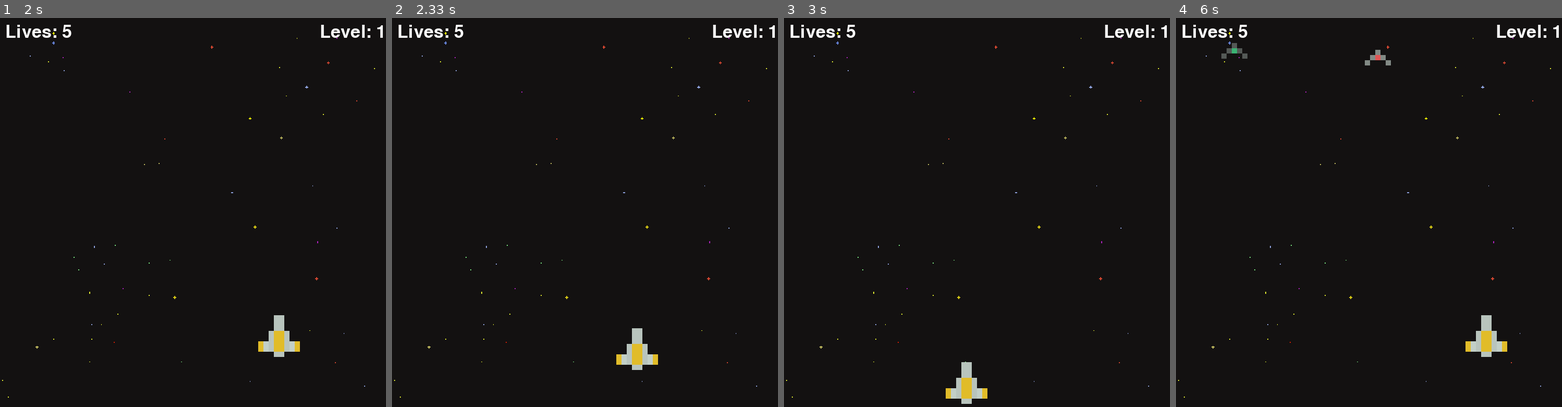
Above: before the commit, frames 1-4 (left to right).
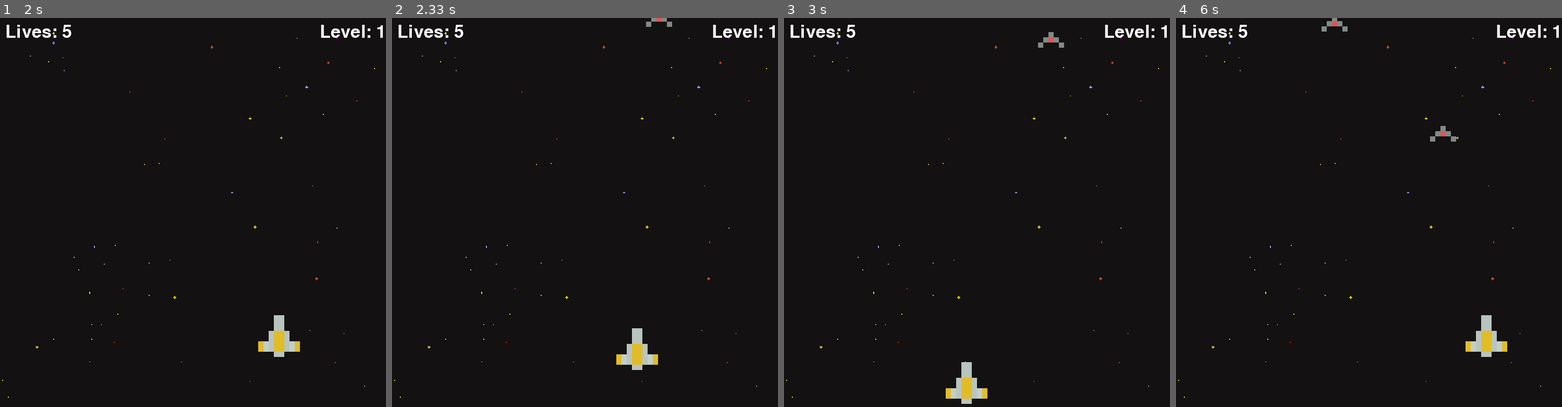
Above: after the commit, the same moments.

Repository: pitca8413/pygame
Game: pygame game, started from space03.py
The game is run twice, just before and just after one commit, with the same random seed, the same clock (stepped at 60 frames per second) and the same inputs.
Inputs:
- Up to frame 1 (2 s): hold D 0.33-0.8 s; hold W 0.83-1.13 s; hold D 1.17-1.63 s; hold A from 1.67 s (still down)
- Up to frame 2 (2.33 s): release A at 2.2 s; hold S from 2.23 s (still down)
- Up to frame 3 (3 s): release S at 2.53 s; hold A 2.57-2.97 s
- Up to frame 4 (6 s): hold W 3-3.37 s; hold D 3.4-4.03 s; hold S 4.07-4.43 s; hold A 4.47-4.93 s; hold D 4.97-5.43 s; hold W 5.47-5.77 s; hold D from 5.8 s (still down)

Frame 1 is identical in both runs. In frame 2, less than 0.1% of the frame differs, in the area x 65-73%, y 0-3%; in frame 3, 0.1%; in frame 4, 0.4%, in the area x 11-73%, y 0-32%.

Commit message:
스페이스-게임초기화, 화면설정, 적 비행선 종류별 출현

Diff:
--- a/space03.py
+++ b/space03.py
@@ -1,40 +1,35 @@
-# 스페이스 인베이더
-# space03.py
-# 2020-05-23
+# 스페이스 인베이더 - 02
 
+import pygame
 import os
-import pygame
 import random
 
+# 변수 설정
 WHITE = (255, 255, 255)
-
-# 화면 설정
 SCREEN_WIDTH = SCREEN_HEIGHT = 750
 SCREEN_SIZE = (SCREEN_WIDTH, SCREEN_HEIGHT)
+
+# 창 타이틀 설정
+pygame.display.set_caption("SPACE INVADER")
+
+# 파이게임 초기화
+pygame.init()
+pygame.font.init()
 WIN = pygame.display.set_mode(SCREEN_SIZE)
-pygame.display.set_caption("SPACE INVADER")
-pygame.font.init()
-
-# 적군 이미지 불러오기
-RED_SPACE_SHIP = pygame.image.load(os.path.join('assets', 'pixel_ship_red_small.png'))
-BLUE_SPACE_SHIP = pygame.image.load(os.path.join('assets', 'pixel_ship_blue_small.png'))
-GREEN_SPACE_SHIP = pygame.image.load(os.path.join('assets', 'pixel_ship_green_small.png'))
-
-# 레이저 이미지 불러오기
-RED_LASER = pygame.image.load(os.path.join('assets', 'pixel_laser_red.png'))
-BLUE_LASER = pygame.image.load(os.path.join('assets', 'pixel_laser_blue.png'))
-GREEN_LASER = pygame.image.load(os.path.join('assets', 'pixel_laser_green.png'))
-YELLOW_LASER = pygame.image.load(os.path.join('assets', 'pixel_laser_yellow.png'))
-
-# 아군(player) 이미지 불러오기
-YELLOW_SPACE_SHIP = pygame.image.load(os.path.join('assets', 'pixel_ship_yellow.png'))
 
 # 배경 이미지 처리
-BG_IMG = pygame.image.load(os.path.join('assets', 'background-black.png'))
-BG_IMG = pygame.transform.scale(BG_IMG, SCREEN_SIZE)
+bg_img = pygame.image.load(os.path.join("assets", "background-black.png"))
+bg_img = pygame.transform.scale(bg_img, SCREEN_SIZE)
 
+# player 비행기
+YELLOW_SPACE_SHIP = pygame.image.load(os.path.join("assets", "pixel_ship_yellow.png"))
 
-# Ship 비행선 클래스 생성
+# enemy 비행기
+RED_SPACE_SHIP = pygame.image.load(os.path.join("assets", "pixel_ship_red_small.png"))
+GREEN_SPACE_SHIP = pygame.image.load(os.path.join("assets", "pixel_ship_green_small.png"))
+BLUE_SPACE_SHIP = pygame.image.load(os.path.join("assets", "pixel_ship_blue_small.png"))
+
+# 우주선 클래스 생성
 class Ship:
     def __init__(self, x, y, health=100):
         self.x = x
@@ -42,9 +37,11 @@
         self.health = health
         self.ship_img = None
         self.laser_img = None
+        self.lasers = []
 
     def draw(self, window):
-        window.blit(self.ship_img, (self.x, self.y ))
+        # pygame.draw.rect(window, (255, 0, 0), (self.x, self.y, 50, 50))
+        window.blit(self.ship_img, (self.x, self.y))
 
     def get_width(self):
         return self.ship_img.get_width()
@@ -52,121 +49,82 @@
     def get_height(self):
         return self.ship_img.get_height()
 
-
 class Player(Ship):
     def __init__(self, x, y, health=100):
         super().__init__(x, y, health)
         self.ship_img = YELLOW_SPACE_SHIP
-        self.mask = pygame.mask.from_surface(self.ship_img)
         self.max_health = health
 
-
 class Enemy(Ship):
-    COLOR_MAP = {
-        'red' : (RED_SPACE_SHIP, RED_LASER),
-        'blue' : (BLUE_SPACE_SHIP, BLUE_LASER),
-        'green' : (GREEN_SPACE_SHIP, GREEN_LASER)
-    }
-    def __init__(self, x, y, color, health=100):
+    def __init__(self, x, y, health=100):
         super().__init__(x, y, health)
-        self.ship_img, self.laser_img = self.COLOR_MAP[color]
-        self.mask = pygame.mask.from_surface(self.ship_img)
+        self.ship_img = RED_SPACE_SHIP
 
     def move(self, vel):
         self.y += vel
 
+
+# 메인 함수 구현
 def main():
     run = True
     FPS = 60
-    level = 0
+    level = 1
     lives = 5
     main_font = pygame.font.SysFont("comicsans", 50)
-    lost_font = pygame.font.SysFont("comicsans", 60)
 
+    # 적군 생성
     enemies = []
     wave_length = 5
     enemy_vel = 1
 
+    # 우주선 생성
     player_vel = 5
     player = Player(300, 650)
-
-    lost_count = 0
-    lost = False
 
     clock = pygame.time.Clock()
 
     def redraw_window():
-        WIN.blit(BG_IMG, (0, 0))
+        WIN.blit(bg_img, (0, 0))
 
-        # 화면에 레벨, 생명 레이블 출력
         lives_label = main_font.render(f"Lives: {lives}", 1, WHITE)
         level_label = main_font.render(f"Level: {level}", 1, WHITE)
         WIN.blit(lives_label, (10, 10))
-        WIN.blit(level_label, (SCREEN_WIDTH-level_label.get_width()-10, 10))
+        WIN.blit(level_label, (SCREEN_WIDTH - level_label.get_width() - 10, 10))
 
-        # 아군 비행선 출력
-        player.draw(WIN)
-
-        # 적군 비행선 출력
         for enemy in enemies:
             enemy.draw(WIN)
 
-        # 게임 종료 시 레이블 출력
-        if lost:
-            lost_label = lost_font.render('YOU LOST!!!', 1, WHITE)
-            WIN.blit(lost_label,
-                     (SCREEN_WIDTH / 2 - lost_label.get_width() / 2, 350))
+        player.draw(WIN)
 
-        # 화면 업데이트
         pygame.display.update()
 
     while run:
         clock.tick(FPS)
         redraw_window()
 
-        # 기회가 없거나 체력이 없으면 3초간 대기
-        if lives < 1 or player.health < 1:
-            lost_count += 1
-            lost = True
+        if len(enemies) == 0:
+            wave_length += 5
+            for i in range(wave_length):
+                enemy = Enemy(random.randint(50, 700), random.randint(-1000, -100))
+                enemies.append(enemy)
 
-        # 게임 종료 시 3초간 게임 루틴을 멈춘 후 종료
-        if lost:
-            if lost_count > FPS * 3:
-                run = False
-            else:
-                continue
-
-        # 파이 게임 종료 처리
         for event in pygame.event.get():
             if event.type == pygame.QUIT:
                 run = False
 
-        # 아군 비행선 키 입력 처리
         keys = pygame.key.get_pressed()
-        if keys[pygame.K_a] and player.x > 0:
+        if keys[pygame.K_a] and player.x - player_vel > 0:
             player.x -= player_vel
-        if keys[pygame.K_w] and player.y > 0:
+        if keys[pygame.K_d] and player.x + player_vel < SCREEN_WIDTH - player.get_width():
+            player.x += player_vel
+        if keys[pygame.K_w] and player.y - player_vel > 0:
             player.y -= player_vel
-        if keys[pygame.K_s] and player.y < SCREEN_HEIGHT - player.get_height():
+        if keys[pygame.K_s] and player.y + player_vel < SCREEN_HEIGHT - player.get_height():
             player.y += player_vel
-        if keys[pygame.K_d] and player.x < SCREEN_WIDTH - player.get_width():
-            player.x += player_vel
-
-        # 적군 비행선 초기화 (비행선 목록이 빈 경우만 실행)
-        if len(enemies) == 0:
-            level += 1
-            wave_length += 5
-            for i in range(wave_length):
-                enemy = Enemy(random.randint(50, SCREEN_WIDTH-100),
-                              random.randint(-1500, -100),
-                              random.choice(['red', 'blue', 'green'])) # 0은 색상 값
-                enemies.append(enemy)
 
         for enemy in enemies:
             enemy.move(enemy_vel)
             if enemy.y > SCREEN_HEIGHT:
-                lives -= 1
                 enemies.remove(enemy)
 
-
 main()
